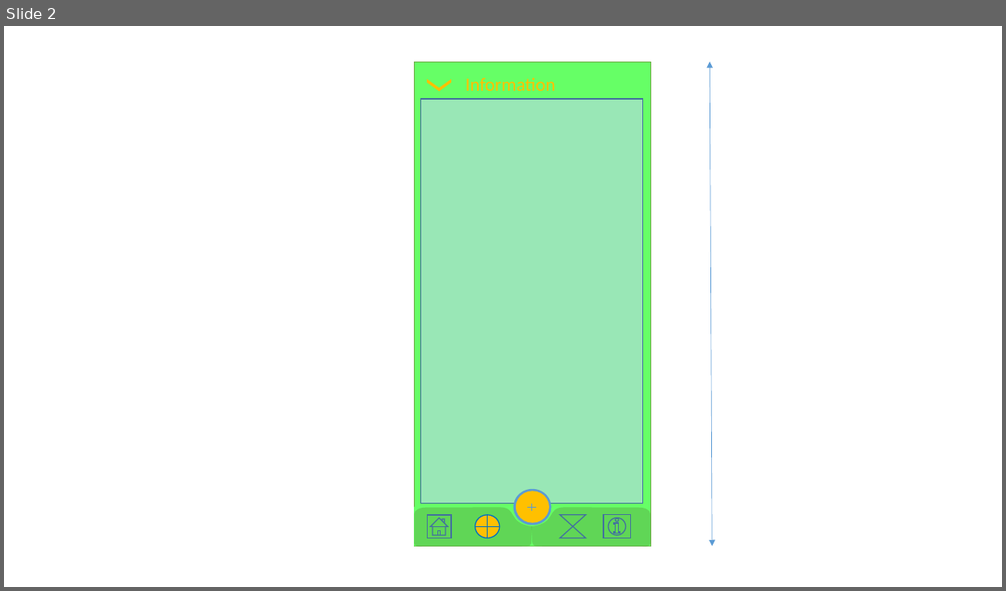
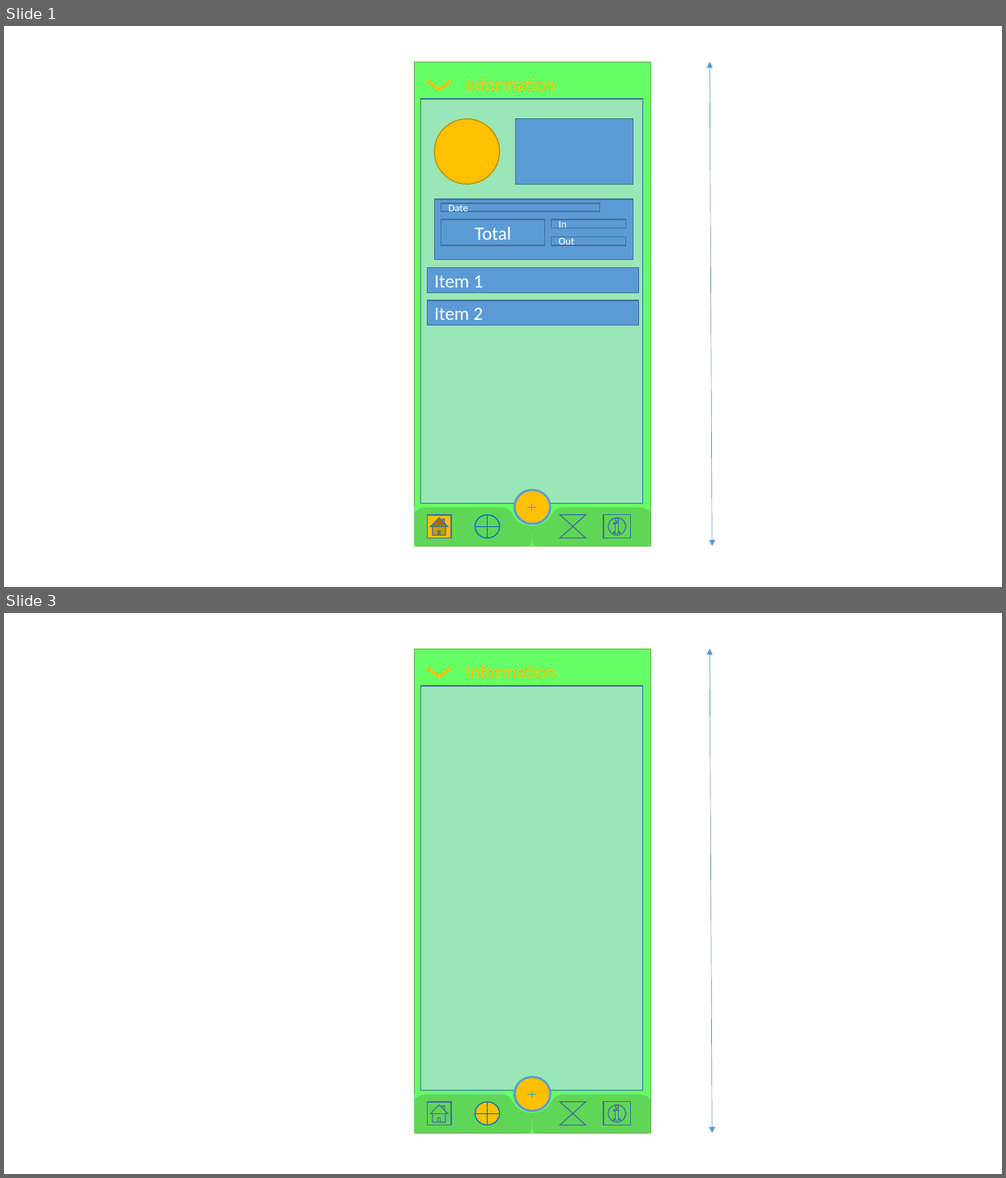
Before and after one commit to ngongtopro/iocome, a slide deck: Doccuments/UI/IOCome_UI.pptx. Shown one above the other, each under a label of ours: slide 2 before the commit, slides 1 and 3 after it; the slides between them are not shown. The pictures are 1006x591 and 1006x1178 pixels, drawn with LibreOffice and Linux fonts; fonts in the diff are those of the drawing. Boxes give left, top, right and bottom in pixels: in the first picture for what was removed or moved away, otherwise in the second. Text is boxed around its words. In the diff, an @@ line names an element or a change of style, - is before the commit and + after.

Commit message:
Update UI for 1 3

```diff
--- a/Doccuments/UI/IOCome_UI.pptx
+++ b/Doccuments/UI/IOCome_UI.pptx
@@ slide 1 added at (x1=4, y1=26, x2=1002, y2=587), background #FFFFFF @@
@@ rectangle added at (x1=414, y1=62, x2=651, y2=547), fill #66FF66, outline #70AD47 0.5 pt @@
@@ double arrow added from (710, 62) to (712, 546), #5B9BD5 0.5 pt @@
@@ chevron added at (x1=427, y1=79, x2=451, y2=91), fill #FFC000 @@
@@ text added at (x1=466, y1=78, x2=556, y2=91), 18 pt, text #FFC000 @@
+Information
@@ rectangle added at (x1=421, y1=99, x2=643, y2=503), fill #BDD7EE at 59% opacity, outline #43739E 1 pt @@
@@ ellipse added at (x1=434, y1=119, x2=500, y2=184), fill #FFC000, outline #BD8E00 1 pt @@
@@ rectangle added at (x1=516, y1=119, x2=633, y2=184), fill #5B9BD5, outline #43739E 1 pt @@
@@ rectangle added at (x1=434, y1=199, x2=633, y2=260), fill #5B9BD5, outline #43739E 1 pt @@
@@ rectangle added at (x1=441, y1=203, x2=600, y2=211), fill #5B9BD5, outline #43739E 1 pt, 10 pt, text #FFFFFF @@
+Date
@@ rectangle added at (x1=441, y1=220, x2=545, y2=246), fill #5B9BD5, outline #43739E 1 pt, 18 pt, text #FFFFFF @@
+Total
@@ rectangle added at (x1=552, y1=220, x2=626, y2=228), fill #5B9BD5, outline #43739E 1 pt, 10 pt, text #FFFFFF @@
+In
@@ rectangle added at (x1=552, y1=237, x2=626, y2=246), fill #5B9BD5, outline #43739E 1 pt, 10 pt, text #FFFFFF @@
+Out
@@ rectangle added at (x1=427, y1=268, x2=639, y2=292), fill #5B9BD5, outline #43739E 1 pt, 18 pt, text #FFFFFF @@
+Item 1
@@ rectangle added at (x1=427, y1=301, x2=639, y2=326), fill #5B9BD5, outline #43739E 1 pt, 18 pt, text #FFFFFF @@
+Item 2
@@ rectangle added at (x1=414, y1=507, x2=651, y2=546), fill #66FF66 @@
@@ freeform shape added at (x1=414, y1=507, x2=533, y2=547), fill #548235 at 32% opacity @@
@@ ellipse added at (x1=513, y1=489, x2=552, y2=525), fill #5B9BD5 @@
@@ ellipse added at (x1=516, y1=492, x2=550, y2=524), fill #FFC000 @@
@@ line added from (527, 507) to (536, 507), #5B9BD5 1 pt @@
@@ freeform shape added at (x1=532, y1=507, x2=651, y2=547), fill #548235 at 32% opacity @@
@@ line added from (532, 504) to (532, 512), #5B9BD5 1 pt @@
@@ action button home added at (x1=427, y1=515, x2=451, y2=539), fill #FFC000, outline #43739E 1 pt @@
@@ flow chart or added at (x1=475, y1=515, x2=500, y2=539), outline #0070C0 1 pt @@
@@ flow chart collate added at (x1=560, y1=515, x2=586, y2=539), outline #43739E 1 pt @@
@@ action button information added at (x1=603, y1=515, x2=631, y2=539), outline #43739E 1 pt @@
@@ what was slide 2 is now slide 3 @@
```
Also in this commit, not shown: 2 other slides added, 2 slides removed.
